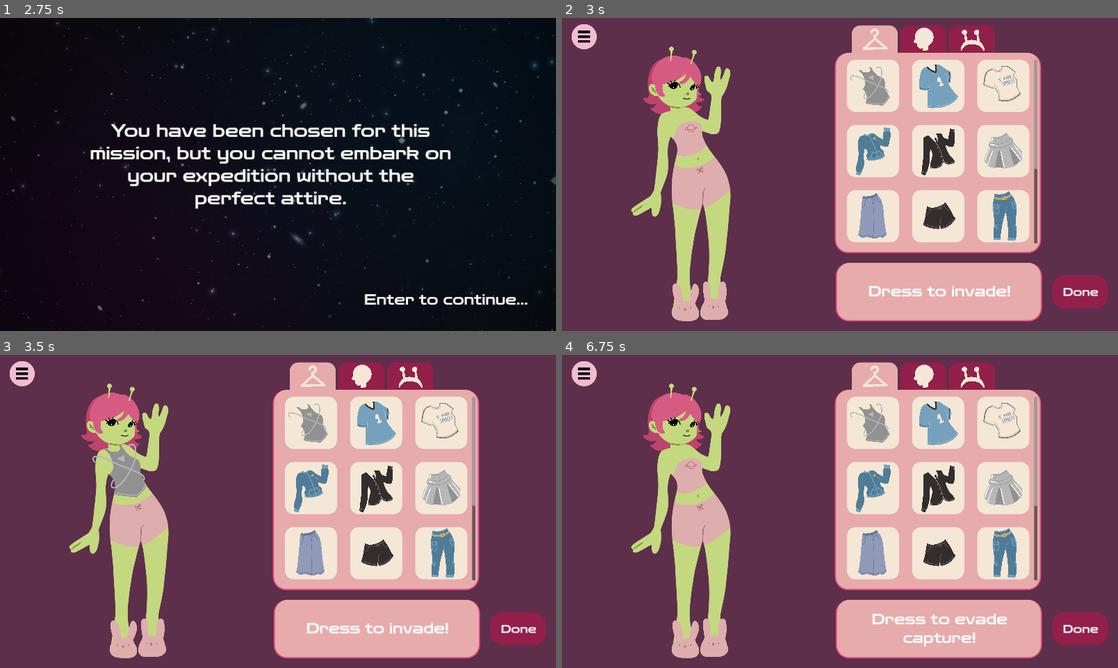
Above: before the commit, frames 1-4 (two rows, left to right).
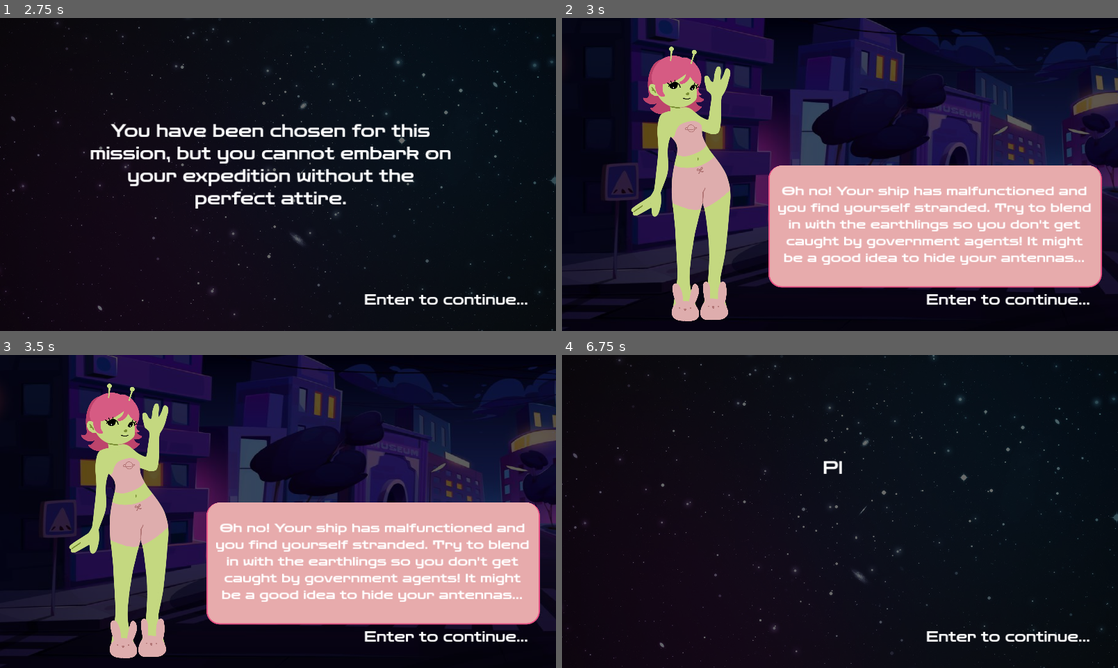
Above: after the commit, the same moments.

Repository: aanahid/HackNC2024
Game: Godot game, scene res://scenes/menu.tscn
The game is run twice, just before and just after one commit, with the same random seed, the same clock (stepped at 60 frames per second) and the same inputs.
Inputs (mouse positions are in pixels of both pictures, inside the frame that each line leads up to):
- Up to frame 1 (2.75 s): click (389, 215) at 0.5 s; tap Enter at 1.25, 1.35, 2.1 s; move the mouse to (278, 174) at 1.27 s; click (278, 174) at 1.42 s; tap Space at 2 s; move the mouse to (166, 190) at 2.02 s; click (166, 190) at 2.17 s
- Up to frame 2 (3 s): tap Enter at 2.75, 2.85 s; move the mouse to (895, 105) at 2.77 s; click (895, 105) at 2.92 s
- Up to frame 3 (3.5 s): no input
- Up to frame 4 (6.75 s): click (1079, 630) at 3.5 s, where only the run before the commit has a clickable "Done"; click (1079, 630) at 4.25 s, where only the run after the commit has a clickable "Done"; move the mouse to (812, 574) at 5.02 s; tap Enter at 5.1, 6.6 s; click (812, 574) at 5.17 s; click (951, 552) at 5.77 s; move the mouse to (1006, 558) at 6.52 s; click (1006, 558) at 6.67 s

Frame 1 is identical in both runs. In frame 2, 85% of the frame differs, in the area x 0-100%, y 0-100%; in frame 3, 86%; in frame 4, 100%.

Commit message:
Add enter option to continue

Diff:
--- a/scenes/cutscene.tscn
+++ b/scenes/cutscene.tscn
@@ -36,6 +36,7 @@
 [ext_resource type="Texture2D" uid="uid://u277sev0bb25" path="res://assets/Dressup/extra/glasses.png" id="34_b73tm"]
 [ext_resource type="Texture2D" uid="uid://cuhvyaq71neet" path="res://assets/Dressup/extra/star.png" id="35_qhm78"]
 [ext_resource type="Texture2D" uid="uid://v757ancyigjy" path="res://assets/Dressup/extra/sunglasses.png" id="36_liy80"]
+[ext_resource type="FontFile" uid="uid://bicbw3ivie58m" path="res://assets/ZenDots-Regular.ttf" id="37_yubol"]
 
 [node name="Cutscene" type="Node2D"]
 
@@ -48,10 +49,10 @@
 metadata/_edit_lock_ = true
 
 [node name="TextRect" type="Panel" parent="."]
-offset_left = 473.0
-offset_top = 417.0
-offset_right = 1241.0
-offset_bottom = 698.0
+offset_left = 475.0
+offset_top = 339.0
+offset_right = 1243.0
+offset_bottom = 620.0
 theme_override_styles/panel = ExtResource("2_7dn3j")
 
 [node name="MarginContainer" type="MarginContainer" parent="TextRect"]
@@ -394,3 +395,14 @@
 texture = ExtResource("36_liy80")
 expand_mode = 1
 stretch_mode = 4
+
+[node name="Label2" type="Label" parent="."]
+offset_left = 838.0
+offset_top = 629.0
+offset_right = 1261.0
+offset_bottom = 688.0
+theme_override_fonts/font = ExtResource("37_yubol")
+theme_override_font_sizes/font_size = 32
+text = "Enter to continue...
+"
+autowrap_mode = 2
--- a/scripts/cutscene.gd
+++ b/scripts/cutscene.gd
@@ -142,9 +142,8 @@
 	is_typing = false
 
 func _input(event):
-
-	if event is InputEventKey and event.is_pressed():
-		if event.keycode == Key.KEY_ENTER and is_typing:
+	if (event is InputEventKey and event.is_pressed() and event.keycode == Key.KEY_ENTER) or (event is InputEventMouseButton and event.is_pressed()):
+		if is_typing:
 			if Global.round == 1:
 				dialogue_label.text = dialogue_lines[0]
 			if Global.round == 2:
--- a/scripts/dress_invade.gd
+++ b/scripts/dress_invade.gd
@@ -394,6 +394,10 @@
 
 func _on_texture_button_pressed() -> void:
 	get_tree().change_scene_to_file("res://scenes/cutscene.tscn")
+
+func _input(event):
+	if (event is InputEventKey and event.is_pressed() and event.keycode == Key.KEY_ENTER):
+		get_tree().change_scene_to_file("res://scenes/cutscene.tscn")
 
 func _on_e_5_pressed() -> void:
 	if Global.currentGlasses != null:
Not shown: 1 places in scenes/cutscene.tscn that only renumber resources
